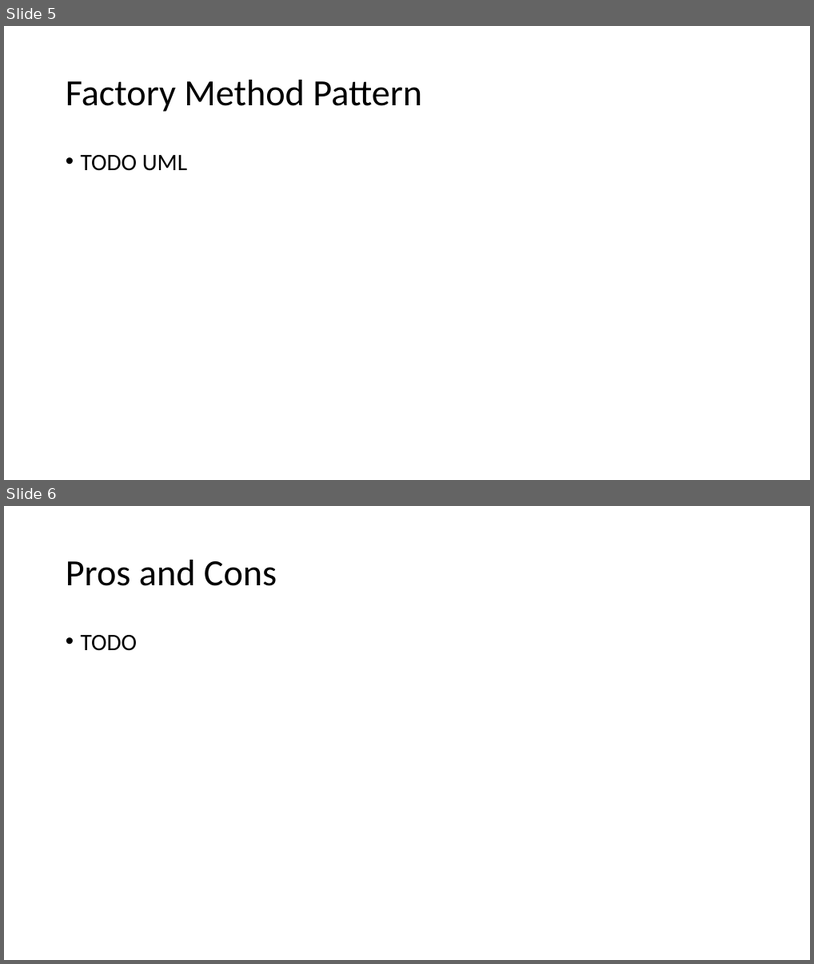
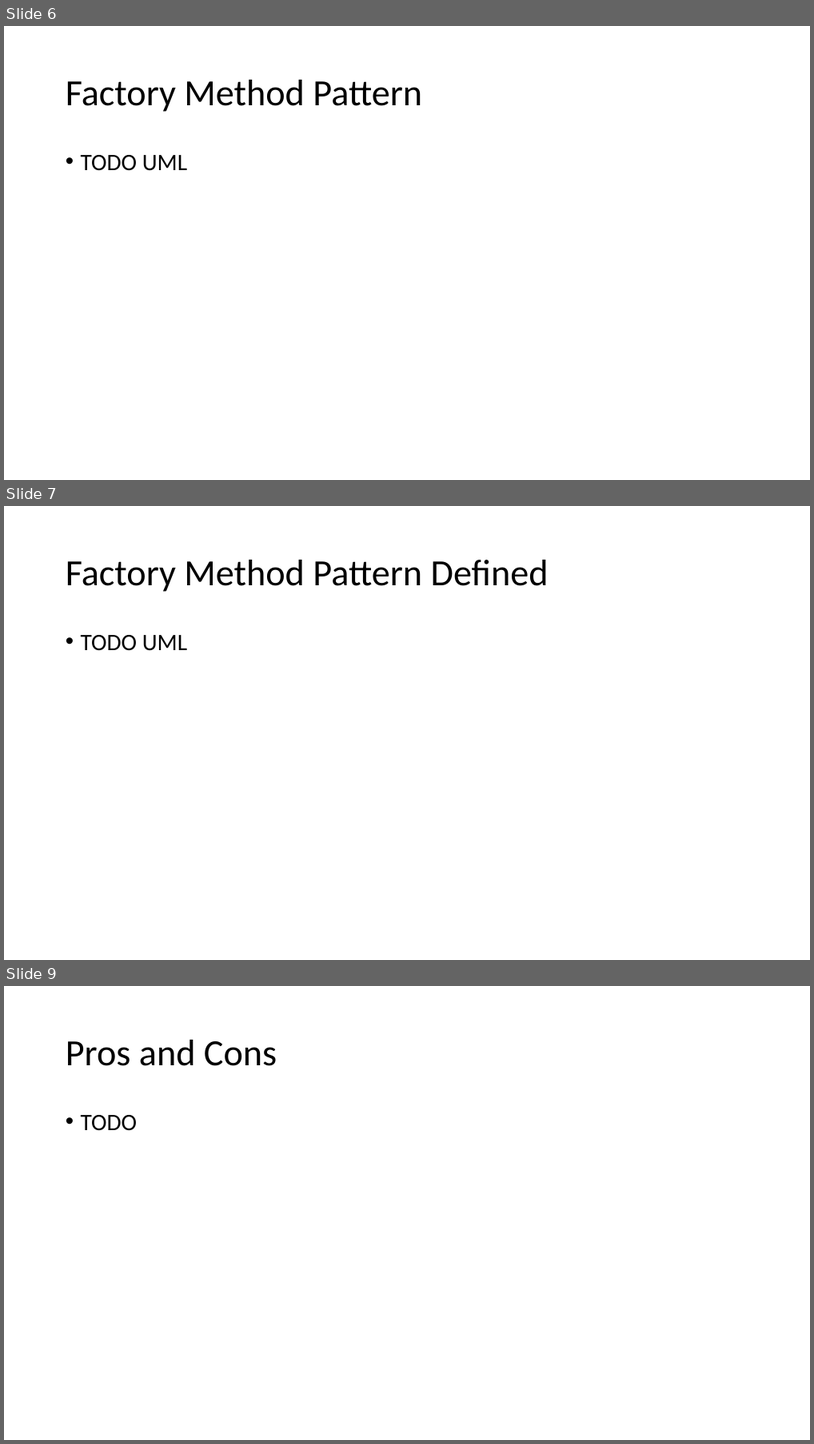
Before and after one commit to crsdrw/patterns, a slide deck: Patterns/docs/Factory Method.pptx. Shown one above the other, each under a label of ours: slides 5 and 6 before the commit, slides 6, 7 and 9 after it; the slides between them are not shown. The pictures are 814x964 and 814x1444 pixels, drawn with LibreOffice and Linux fonts; fonts in the diff are those of the drawing. Boxes give left, top, right and bottom in pixels: in the first picture for what was removed or moved away, otherwise in the second. Text is boxed around its words. In the diff, an @@ line names an element or a change of style, - is before the commit and + after.

```diff
--- a/Patterns/docs/Factory Method.pptx
+++ b/Patterns/docs/Factory Method.pptx
@@ slide 7 added at [4,506,810,960], background #FFFFFF @@
@@ title added at [66,560,549,592], 44 pt, text #000000 @@
+Factory Method Pattern Defined
@@ text added at [81,635,187,651], 28 pt, text #000000 @@
+• TODO UML
@@ what was slide 5 is now slide 6 @@
@@ what was slide 6 is now slide 9 @@
```
Also in this commit, not shown: 1 slide changed, 2 other slides added.
